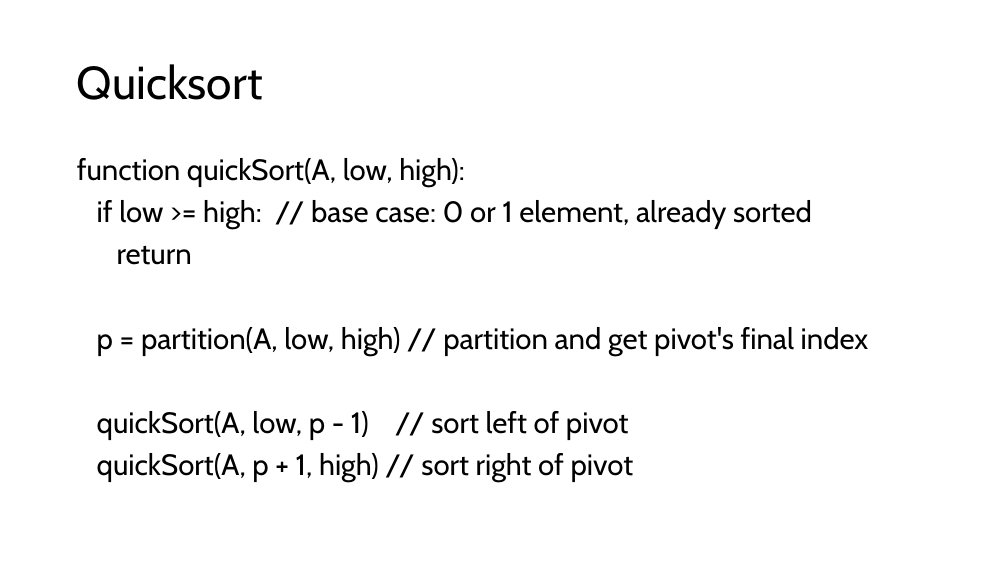
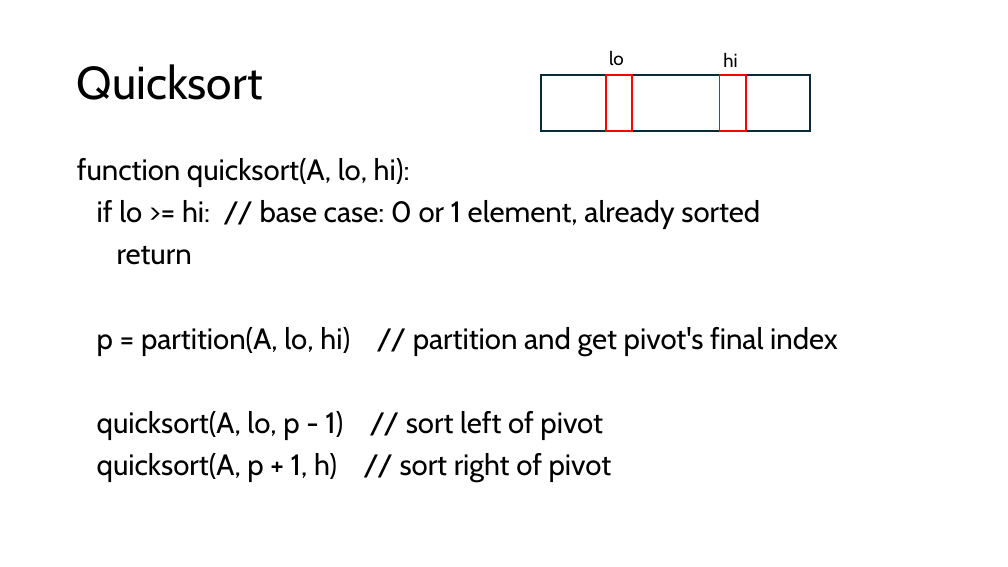
Before and after one commit to sotasota-sfu/cmpt225Summer2026, a slide deck: slide 14 of lectures/lecture20_21/sorting.pptx. Drawn at 1008x567 pixels with LibreOffice and Linux fonts; fonts in the diff are those of the drawing. Boxes give left, top, right and bottom in pixels: in the first picture for what was removed or moved away, otherwise in the second. Text is boxed around its words. In the diff, an @@ line names an element or a change of style, - is before the commit and + after.

Commit message:
updated

```diff
--- a/lectures/lecture20_21/sorting.pptx
+++ b/lectures/lecture20_21/sorting.pptx
@@ text added at [609,51,624,66], 18 pt, text #000000 @@
+lo
@@ text added at [723,52,737,67], 18 pt, text #000000 @@
+hi
@@ rectangle added at [541,75,810,131], outline #092A39 1.5 pt @@
@@ rectangle added at [606,75,632,131], outline #FF0000 1.5 pt @@
@@ rectangle added at [720,75,746,131], outline #FF0000 1.5 pt @@
@@ text at [77,158,760,229]: text changed @@
-function quickSort(A, low, high):
-if low >= high: // base case: 0 or 1 element, already sorted
+function quicksort(A, lo, hi):
+if lo >= hi: // base case: 0 or 1 element, already sorted
@@ text at [97,327,838,483]: text changed @@
-p = partition(A, low, high) // partition and get pivot's final index
-quickSort(A, low, p - 1) // sort left of pivot
-quickSort(A, p + 1, high) // sort right of pivot
+p = partition(A, lo, hi) // partition and get pivot's final index
+quicksort(A, lo, p - 1) // sort left of pivot
+quicksort(A, p + 1, h) // sort right of pivot
```
Also in this commit, not shown: 5 other slides changed.
